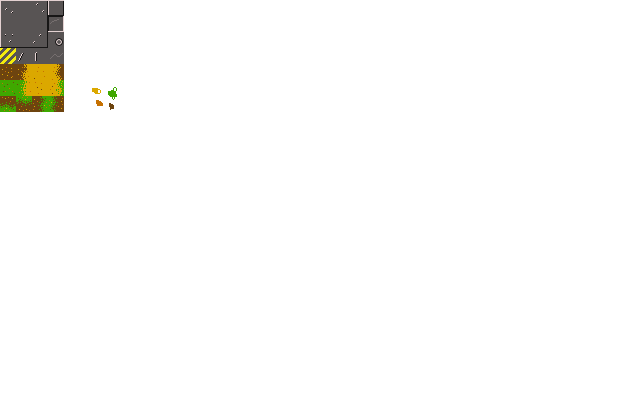
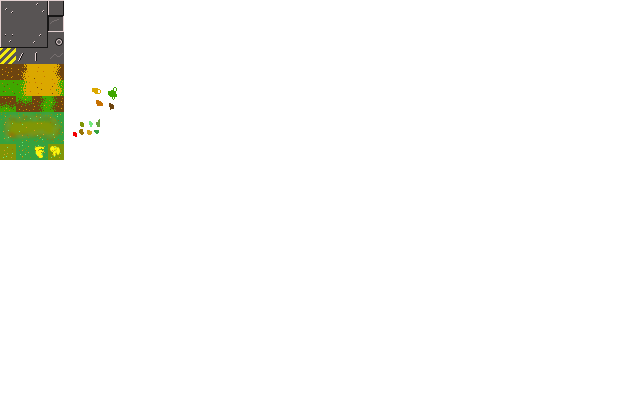
Two versions of the same layered image (640px x 400px). Layer-by-layer changes:
painted on "outdoor" over (0, 111, 100, 160)
